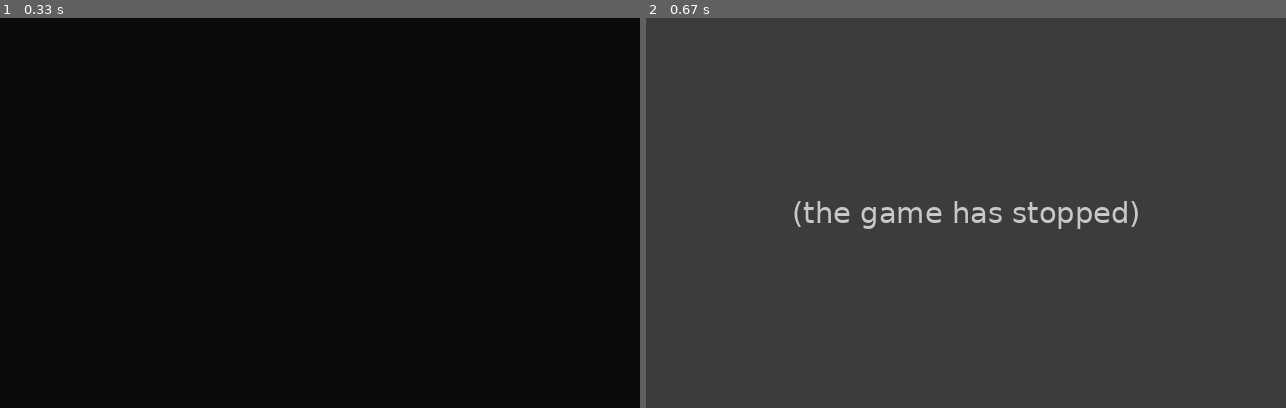
Above: before the commit, frames 1-2 (left to right).
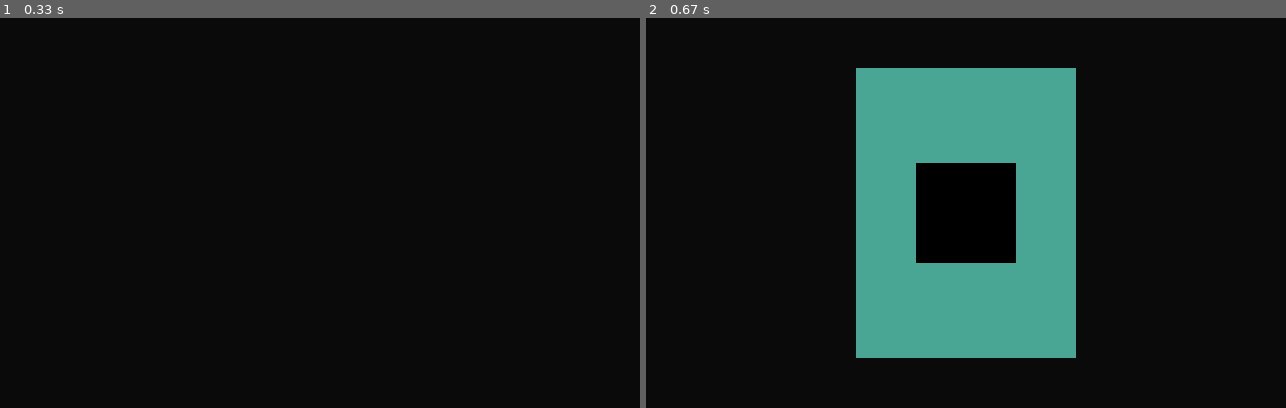
Above: after the commit, the same moments.

Repository: shegsharem/base_pygame_framework
Game: pygame game, started from main.py
The game is run twice, just before and just after one commit, with the same random seed, the same clock (stepped at 60 frames per second) and the same inputs.
Inputs:
- Up to frame 1 (0.33 s): no input
- Up to frame 2 (0.67 s): hold Esc from 0.33 s (still down)

Frame 1 is identical in both runs. In frame 2, 100% of the frame differs, in the area x 0-100%, y 0-100%.
Before the commit the program exited at 0.33 s; later frames show no game.

Commit message:
random im not sure

Diff:
--- a/main.py
+++ b/main.py
@@ -3,7 +3,38 @@
 import os
 import pygame
 from pygame.locals import *
-import pygame._sdl2 as sdl2
+from random import randint
+
+class Menu(pygame.Surface):
+    """Game menu"""
+    def __init__(self, menu_width:int, menu_height:int) -> None:
+        super().__init__((menu_width, menu_height))
+        self.rect = self.get_rect()
+
+    def center_window(self, screen_resolution:tuple) -> None:
+        """Move menu rect to center of screen
+
+        Args:
+            screen_resolution (tuple): Size of game window
+        """
+        center_x = screen_resolution[0] // 2
+        center_y = screen_resolution[1] // 2
+        self.rect = (center_x - self.rect.centerx, center_y - self.rect.centery)
+
+class Button(pygame.Surface):
+    """Button class"""
+    def __init__(self, x:int, y:int, width:int, height:int) -> None:
+        """Create button rect
+
+        Args:
+            x (int): x-position
+            y (int): y-position
+            width (int): button width
+            height (int): button height
+        """
+        super().__init__((width,height))
+        self.rect = self.get_rect().move(x,y)
+
 
 class Game:
     """Game class"""
@@ -11,31 +42,39 @@
 
     def __init__(self, screen_width:int, screen_height:int, frame_rate:int=60) -> None:
         """Initialize instance of game
+
         Args:
             screen_width (int): Width of game window
             screen_height (int): Height of game window
-            frame_rate (int, optional): Target framerate (FPS) for game. Defaults to 60.
+            frame_rate (int, optional): Target framerate (FPS). Defaults to 60.
         """
         self.width = screen_width
         self.height = screen_height
-        self.screen = pygame.display.set_mode((self.width, self.height))
+        self.screen = pygame.display.set_mode((self.width, self.height))#, pygame.NOFRAME)
         self.clock = pygame.time.Clock()
         self.fps = frame_rate
 
     def run(self) -> None:
         """Run game"""
+        self.screen.fill((10,10,10))
+        menu = Menu(self.width/2-100,self.height-100)
+        menu.center_window((self.width, self.height))
+        menu.fill((randint(0,255),randint(0,255),randint(0,255)),menu.get_rect())
+        button = Button(menu.get_width()//2-50,menu.get_height()//2-50,100,100)
+
         while 1:
             keys = pygame.key.get_pressed()
 
             if keys[K_ESCAPE]:
-                pygame.quit()
-                sys.exit()
+                menu.blit(button, button.rect)
+                self.screen.blit(menu, menu.rect)
+
 
             if pygame.event.get(pygame.QUIT):
                 pygame.quit()
                 sys.exit()
 
-            self.screen.fill((10,10,10))
+
             pygame.display.update()
             self.clock.tick(self.fps)
 
